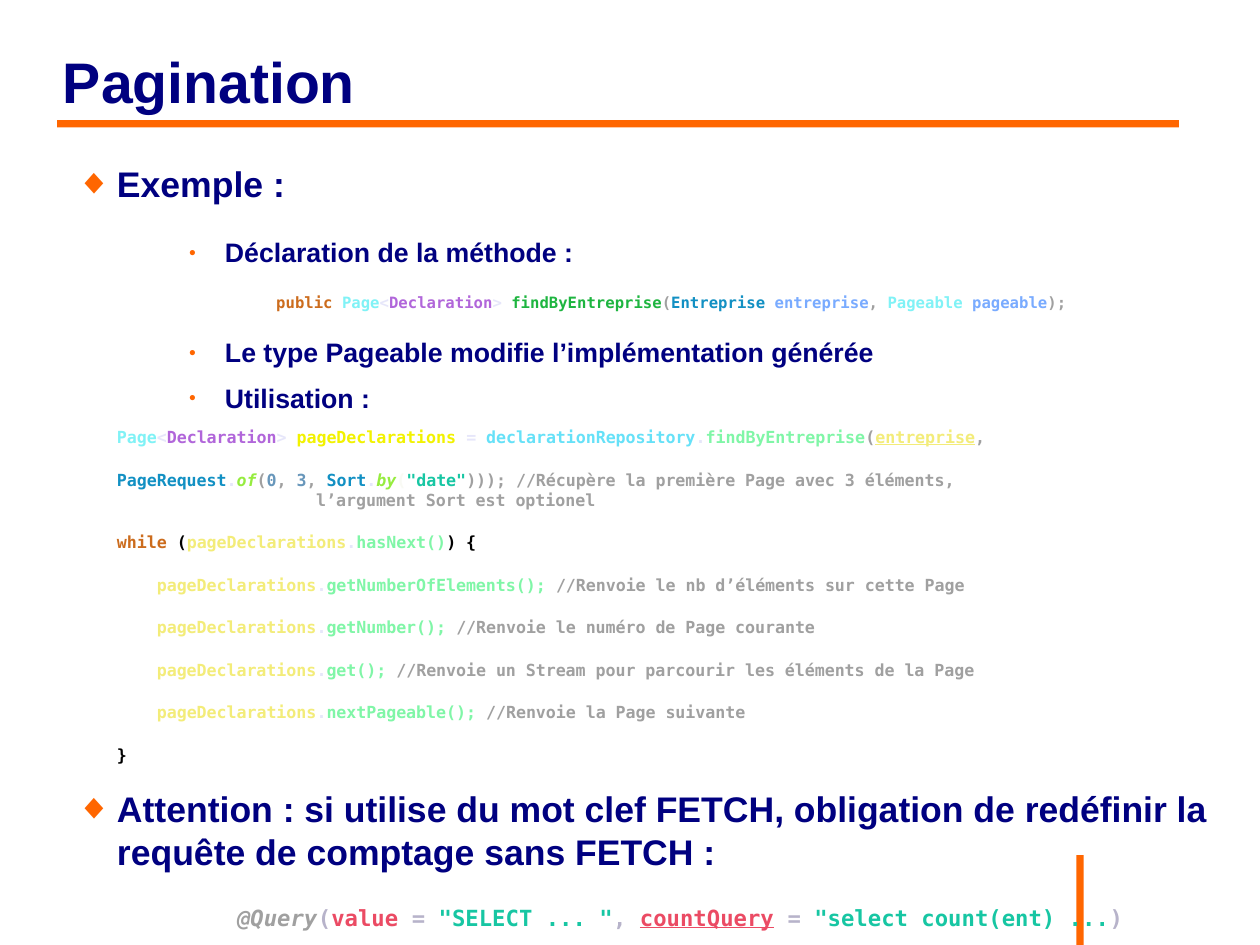
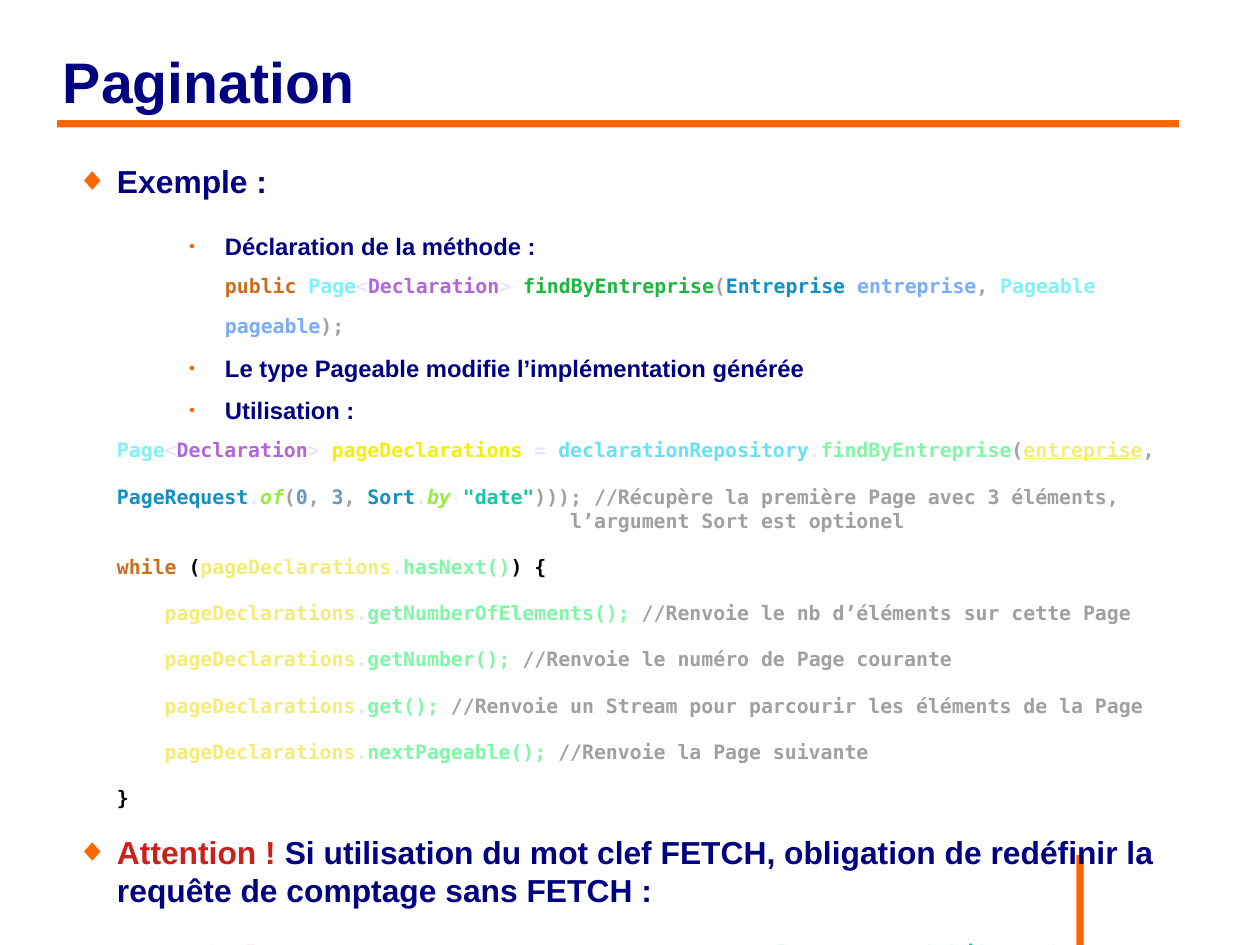
Before and after one commit to philphils/formation-hibernate-avancee, a slide deck: slide 39 of Documentation/diapo_formation_hibernate_avancee.odp. Drawn at 1260x945 pixels with LibreOffice and Linux fonts; fonts in the diff are those of the drawing; background and template pictures are left out. Boxes give left, top, right and bottom in pixels: in the first picture for what was removed or moved away, otherwise in the second. Text is boxed around its words. In the diff, an @@ line names an element or a change of style, - is before the commit and + after.

```diff
--- a/Documentation/diapo_formation_hibernate_avancee.odp
+++ b/Documentation/diapo_formation_hibernate_avancee.odp
@@ text at (117, 170, 1154, 763): size 22.4 to 20 pt in "Exemple :"; size 16.8 to 15 pt in "Déclaration de la méthode :", "Le type Pageable modifie l’implémentation générée", "Utilisation :"; size 9.8 to 12.5 pt in "public Page<Declaration> findByEntreprise(Entreprise entrepr ..."; size 10.5 to 12.5 pt in "Page<Declaration> pageDeclarations = declarationRepository.f ...", "PageRequest.of(0, 3, Sort.by("date"))); //Récupère la premiè ...", "while (pageDeclarations.hasNext()) {", "pageDeclarations.getNumberOfElements(); //Renvoie le nb d’él ..." and 4 more places; alignment centre to left; list level 1 to 3 in "public Page<Declaration> findByEntreprise(Entreprise entrepr ..." @@
@@ text at (117, 840, 1152, 907): text changed; size 22.4 to 20 pt @@
-◆ Attention : si utilise du mot clef FETCH, obligation de redéfinir la requête de comptage sans FETCH :
-@Query(value = "SELECT ... ", countQuery = "select count(ent) ...)
+◆ Attention ! Si utilisation du mot clef FETCH, obligation de redéfinir la requête de comptage sans FETCH :
+@Query(value = "SELECT ... ", countQuery = "select count(obj) ...)
```
Also in this commit, not shown: 9 other slides changed, 1 slide added, 7 other files.
